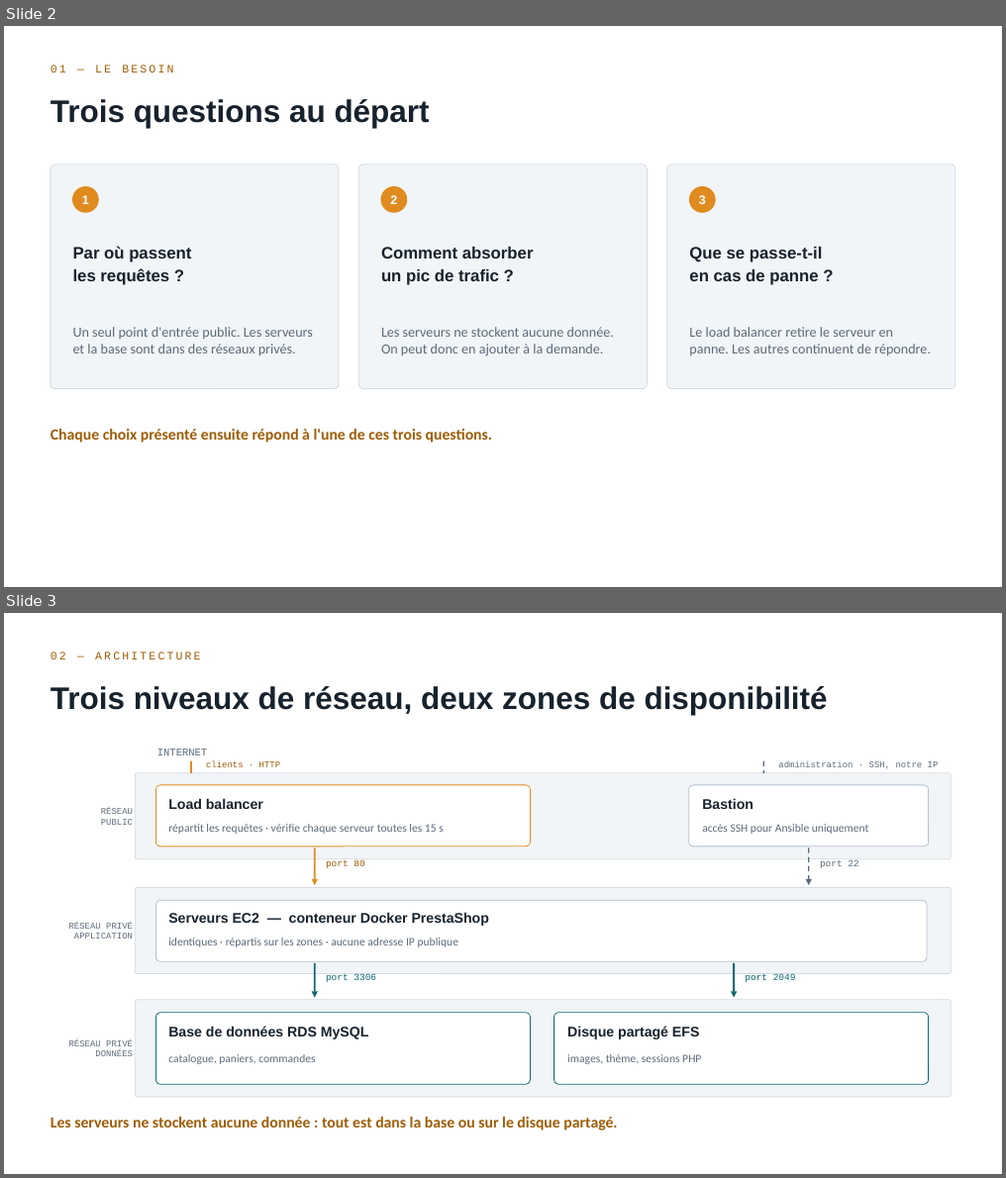
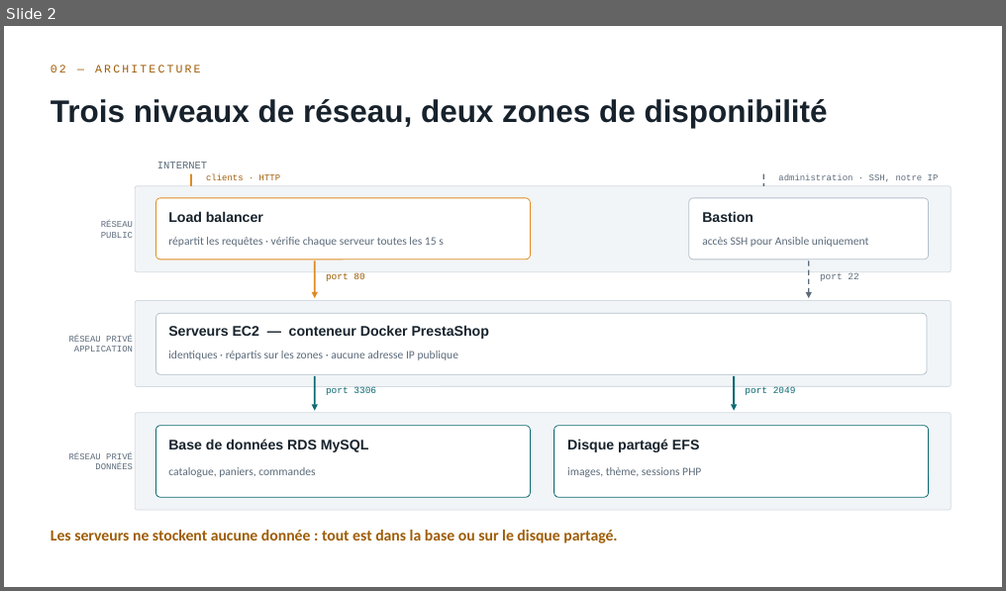
Before and after one commit to rayenebnt/5HASH, a slide deck: docs/soutenance-5hash.pptx. Shown one above the other, each under a label of ours: slides 2 and 3 before the commit, slide 2 after it. The pictures are 1006x1178 and 1006x591 pixels, drawn with LibreOffice and Linux fonts; fonts in the diff are those of the drawing. Boxes give left, top, right and bottom in pixels: in the first picture for what was removed or moved away, otherwise in the second. Text is boxed around its words. In the diff, an @@ line names an element or a change of style, - is before the commit and + after.

```diff
--- a/docs/soutenance-5hash.pptx
+++ b/docs/soutenance-5hash.pptx
@@ slide 2 removed at (4, 26, 1002, 587), background #FFFFFF @@
@@ text removed at (51, 65, 173, 73) @@
-01 — LE BESOIN
@@ text removed at (51, 99, 430, 128) @@
-Trois questions au départ
@@ rounded rectangle removed at (51, 165, 339, 389) @@
@@ rounded rectangle removed at (358, 165, 648, 389) @@
@@ rounded rectangle removed at (667, 165, 955, 389) @@
@@ ellipse removed at (73, 187, 98, 212) @@
@@ text removed at (82, 195, 89, 204) @@
-1
@@ ellipse removed at (381, 187, 407, 212) @@
@@ text removed at (390, 195, 397, 204) @@
-2
@@ ellipse removed at (690, 187, 715, 212) @@
@@ text removed at (699, 195, 706, 204) @@
-3
@@ text removed at (73, 246, 191, 285) @@
-Par où passent
-les requêtes ?
@@ text removed at (381, 247, 534, 285) @@
-Comment absorber
-un pic de trafic ?
@@ text removed at (689, 247, 823, 285) @@
-Que se passe-t-il
-en cas de panne ?
@@ text removed at (73, 327, 312, 356) @@
-Un seul point d'entrée public. Les serveurs et la base sont dans des réseaux privés.
@@ text removed at (381, 327, 614, 357) @@
-Les serveurs ne stockent aucune donnée. On peut donc en ajouter à la demande.
@@ text removed at (689, 327, 931, 357) @@
-Le load balancer retire le serveur en panne. Les autres continuent de répondre.
@@ text removed at (51, 429, 492, 443) @@
-Chaque choix présenté ensuite répond à l'une de ces trois questions.
@@ what was slide 3 is now slide 2 @@
```
Also in this commit, not shown: 1 slide changed, 4 slides added, 9 other slides removed, 2 other files.
